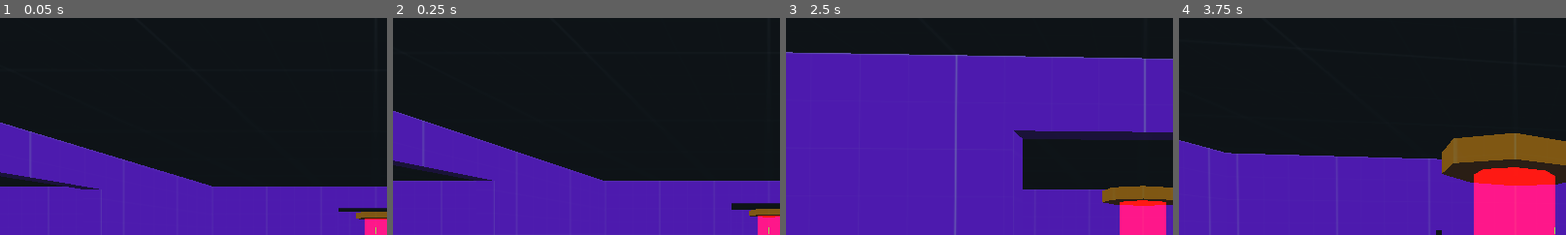
Above: before the commit, frames 1-4 (left to right).
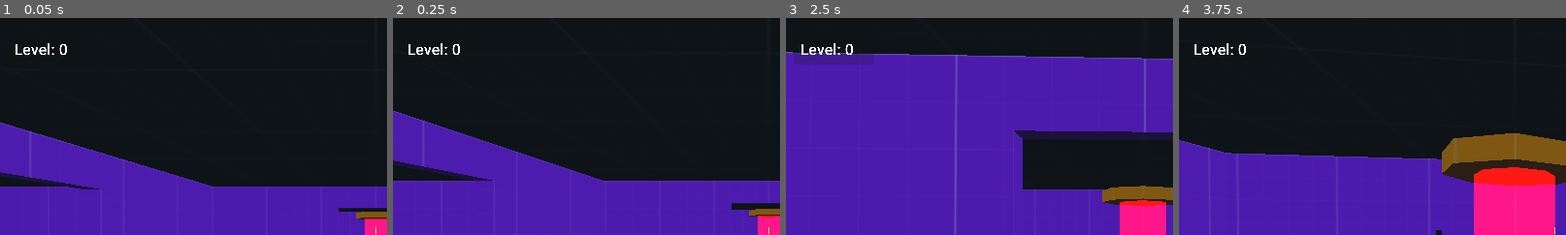
Above: after the commit, the same moments.

Repository: MetSpek/UntitledFPS
Game: Godot game, scene res://Scenes/Worlds/MainMenu.tscn
Same seed, same stepped clock (60 frames per second), same inputs: the game is played once before the commit and once after it.
Inputs (mouse positions are % of the whole screen's width and height, from its top left):
- Up to frame 1 (0.05 s): no input
- Up to frame 2 (0.25 s): no input
- Up to frame 3 (2.5 s): tap Enter at 0.5 s; move the mouse to (55, 50) at 0.52 s; hold Ctrl (crouch) 0.53-1.28 s; hold W (move_forward) from 0.53 s (still down); tap Space (jump) at 0.77, 1.52 s; move the mouse to (45, 50) at 1.27 s; click (45, 50) at 1.35 s; move the mouse to (52, 48) at 2.02 s; hold Right mouse button (fire_weapon_2) from 2.03 s (still down)
- Up to frame 4 (3.75 s): keep holding W (move_forward); move the mouse to (49, 52) at 2.77 s; release Right mouse button (fire_weapon_2) at 2.78 s; tap E (interacting) at 2.85 s; tap Space (jump) at 3.02 s; move the mouse to (57, 51) at 3.52 s; hold Mouse wheel up (next_weapon) from 3.53 s (still down)
The pictures show only the part of the screen within x 2-51%, y 0-50%; the shares and areas given below are measured in that part.

The runs differ from the first frame. In frame 1, 0.3% of the frame differs, in the area x 4-18%, y 11-17%; in frame 2, 0.3%; in frame 3, 1.3%, in the area x 2-23%, y 11-22%; in frame 4, 0.3%.

Commit message:
Version 0.0.1.13
- Added level progression
- Added level depth to hud

Diff:
--- a/Scenes/UI/HUD.tscn
+++ b/Scenes/UI/HUD.tscn
@@ -6,6 +6,7 @@
 [ext_resource path="res://Scenes/UI/HealthBar.tscn" type="PackedScene" id=4]
 [ext_resource path="res://Scenes/UI/Interacting.tscn" type="PackedScene" id=5]
 [ext_resource path="res://Scenes/UI/Upgrades.tscn" type="PackedScene" id=6]
+[ext_resource path="res://Scenes/UI/Level.tscn" type="PackedScene" id=7]
 
 [node name="HUD" type="Control" groups=["HUD"]]
 anchor_right = 1.0
@@ -22,6 +23,9 @@
 [node name="PlayerData" parent="." instance=ExtResource( 3 )]
 
 [node name="Interacting" parent="." instance=ExtResource( 5 )]
+visible = false
 
 [node name="Upgrades" parent="." instance=ExtResource( 6 )]
 visible = false
+
+[node name="Level" parent="." instance=ExtResource( 7 )]
--- /dev/null
+++ b/Scenes/UI/Level.tscn
@@ -0,0 +1,26 @@
+[gd_scene load_steps=3 format=2]
+
+[ext_resource path="res://Resources/Themes/main_theme.tres" type="Theme" id=1]
+[ext_resource path="res://Scripts/UI/Level.gd" type="Script" id=2]
+
+[node name="Level" type="Control" groups=["LevelHud"]]
+anchor_right = 1.0
+anchor_bottom = 1.0
+theme = ExtResource( 1 )
+script = ExtResource( 2 )
+
+[node name="ColorRect" type="ColorRect" parent="."]
+margin_left = 48.0
+margin_top = 40.0
+margin_right = 248.0
+margin_bottom = 115.0
+rect_min_size = Vector2( 200, 75 )
+color = Color( 0.0745098, 0.0745098, 0.0745098, 0.192157 )
+
+[node name="LevelLabel" type="Label" parent="ColorRect"]
+margin_left = 16.0
+margin_top = 16.0
+margin_right = 490.0
+margin_bottom = 167.0
+rect_scale = Vector2( 0.3, 0.3 )
+text = "Level : 0"
--- a/Scenes/Worlds/MainMenu.tscn
+++ b/Scenes/Worlds/MainMenu.tscn
@@ -8,6 +8,7 @@
 [ext_resource path="res://Resources/Materials/Prototype/OrangeMaterial.tres" type="Material" id=6]
 [ext_resource path="res://Resources/Materials/Prototype/RedMaterial.tres" type="Material" id=7]
 [ext_resource path="res://Scripts/World/Items/UpgradePole.gd" type="Script" id=8]
+[ext_resource path="res://Scripts/World/Items/BeginTeleporter.gd" type="Script" id=9]
 
 [sub_resource type="BoxShape" id=11]
 extents = Vector3( 0.5, 0.5, 0.5 )
@@ -363,6 +364,7 @@
 
 [node name="BeginTeleporter" type="Spatial" parent="Enviroment/Items" index="1"]
 transform = Transform( 1, 0, 0, 0, 1, 0, 0, 0, 1, 0, 0, -42.5 )
+script = ExtResource( 9 )
 
 [node name="CSGCylinder" type="CSGCylinder" parent="Enviroment/Items/BeginTeleporter" index="0"]
 transform = Transform( 1, 0, 0, 0, 1, 0, 0, 0, 1, 0, 1, 0 )
@@ -494,6 +496,8 @@
 [node name="EnemyAnimation" parent="Enemies/EnemyTemplate5" index="7"]
 anims/LaserShoot = SubResource( 7 )
 anims/RESET = SubResource( 8 )
+
+[connection signal="body_entered" from="Enviroment/Items/BeginTeleporter/Area" to="Enviroment/Items/BeginTeleporter" method="_on_Area_body_entered"]
 
 [editable path="Player/PlayerTemplate"]
 [editable path="Enemies/EnemyTemplate"]
--- a/Scripts/Game/GlobalGameHandler.gd
+++ b/Scripts/Game/GlobalGameHandler.gd
@@ -56,11 +56,14 @@
 var currently_holding = weapons[currently_holding_index]
 
 #LEVEL
-var level = 1
+var level = 0
 var scaling_a = 1
 var scaling_b = 1.1
 var start_height = -.5
 var difficulty = 0
+
+
+var levels = ["res://Scenes/Worlds/MainMenu.tscn"]
 
 
 #PLAYER
@@ -169,3 +172,8 @@
 		PlayerData.money += money_awarded[money_awarded.size() - 1]
 	else:
 		PlayerData.money += money_awarded[PlayerData.level - 1]
+
+func select_next_level():
+	get_tree().change_scene(levels[rand_range(0, levels.size() - 1)])
+	level += 1
+	get_tree().call_group("LevelHud", "update_label")
--- /dev/null
+++ b/Scripts/UI/Level.gd
@@ -0,0 +1,10 @@
+extends Control
+
+
+onready var level_label = $ColorRect/LevelLabel
+
+func _ready():
+	update_label()
+
+func update_label():
+	level_label.text = "Level: " + str(GlobalGameHandler.level)
--- /dev/null
+++ b/Scripts/World/Items/BeginTeleporter.gd
@@ -0,0 +1,4 @@
+extends Spatial
+
+func _on_Area_body_entered(body):
+	GlobalGameHandler.select_next_level()
Not shown: 1 places in Scenes/UI/HUD.tscn that only renumber resources
Not shown: 1 places in Scenes/Worlds/MainMenu.tscn that only renumber resources
